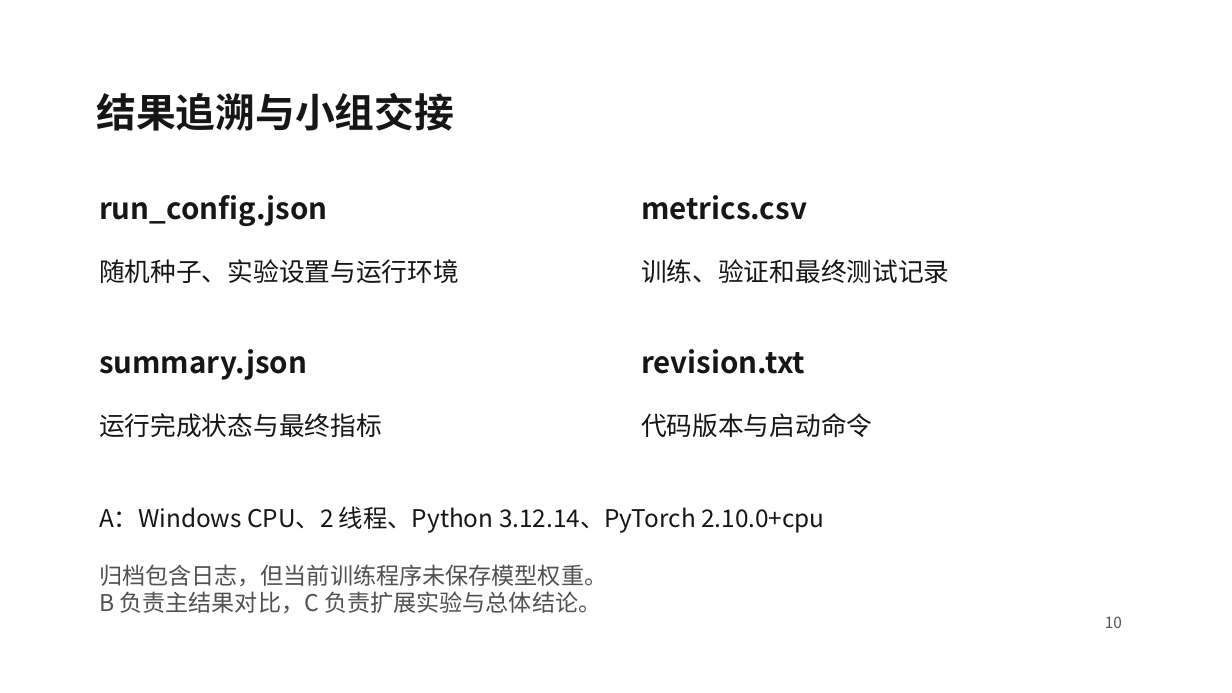
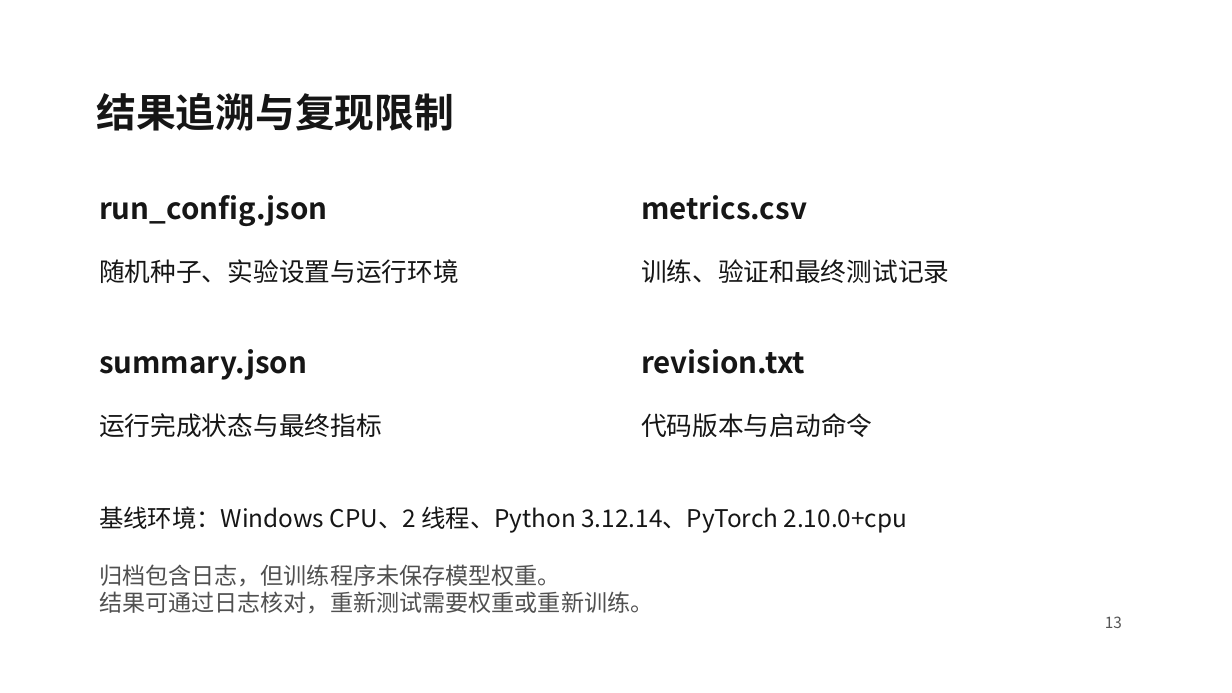
Before and after one commit to liuyanze910-svg/miae01-resnet-replication, a slide deck: slide 13 of docs/slides/week4_a_background_methods_cn.pptx (slide 10 before the commit). Drawn at 1232x693 pixels with LibreOffice and Linux fonts; fonts in the diff are those of the drawing; background and template pictures are left out. Boxes give left, top, right and bottom in pixels: in the first picture for what was removed or moved away, otherwise in the second. Text is boxed around its words. In the diff, an @@ line names an element or a change of style, - is before the commit and + after.

```diff
--- a/docs/slides/week4_a_background_methods_cn.pptx
+++ b/docs/slides/week4_a_background_methods_cn.pptx
@@ text at [96,93,454,131]: text changed @@
-结果追溯与小组交接
+结果追溯与复现限制
@@ text at [99,506,907,533]: text changed @@
-A：Windows CPU、2 线程、Python 3.12.14、PyTorch 2.10.0+cpu
+基线环境：Windows CPU、2 线程、Python 3.12.14、PyTorch 2.10.0+cpu
@@ text at [99,564,653,613]: text changed @@
-归档包含日志，但当前训练程序未保存模型权重。
-B 负责主结果对比，C 负责扩展实验与总体结论。
+归档包含日志，但训练程序未保存模型权重。
+结果可通过日志核对，重新测试需要权重或重新训练。
@@ text at [1105,616,1122,628]: text changed @@
-10
+13
```
Also in this commit, not shown: 7 other slides changed, 3 slides added.
